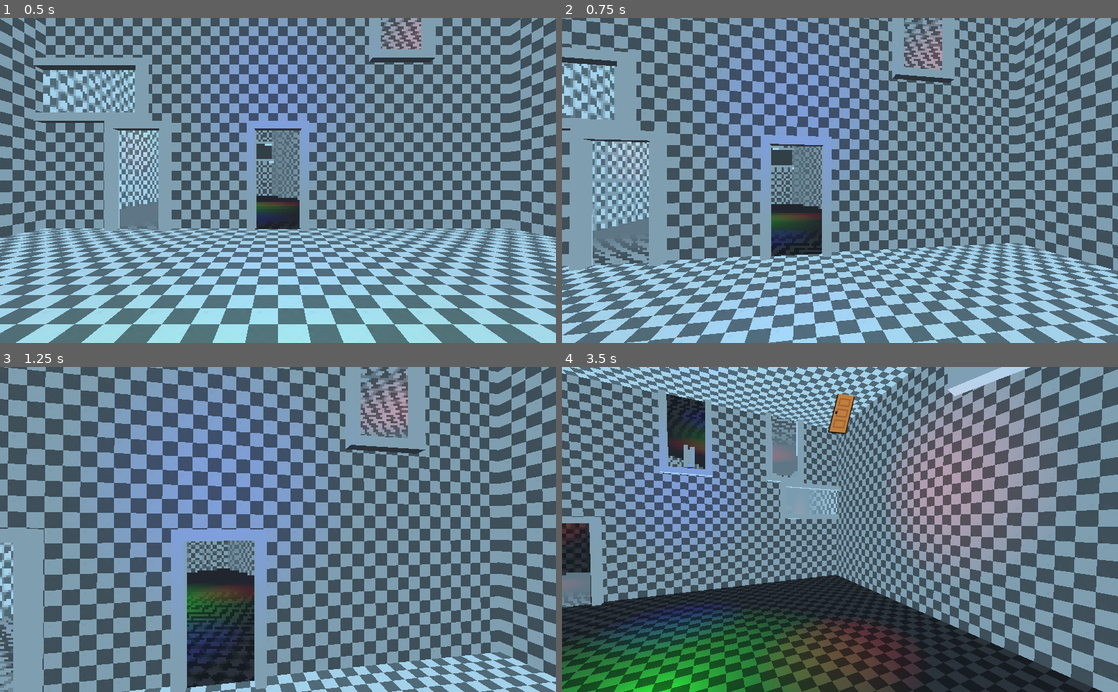
Above: before the commit, frames 1-4 (two rows, left to right).
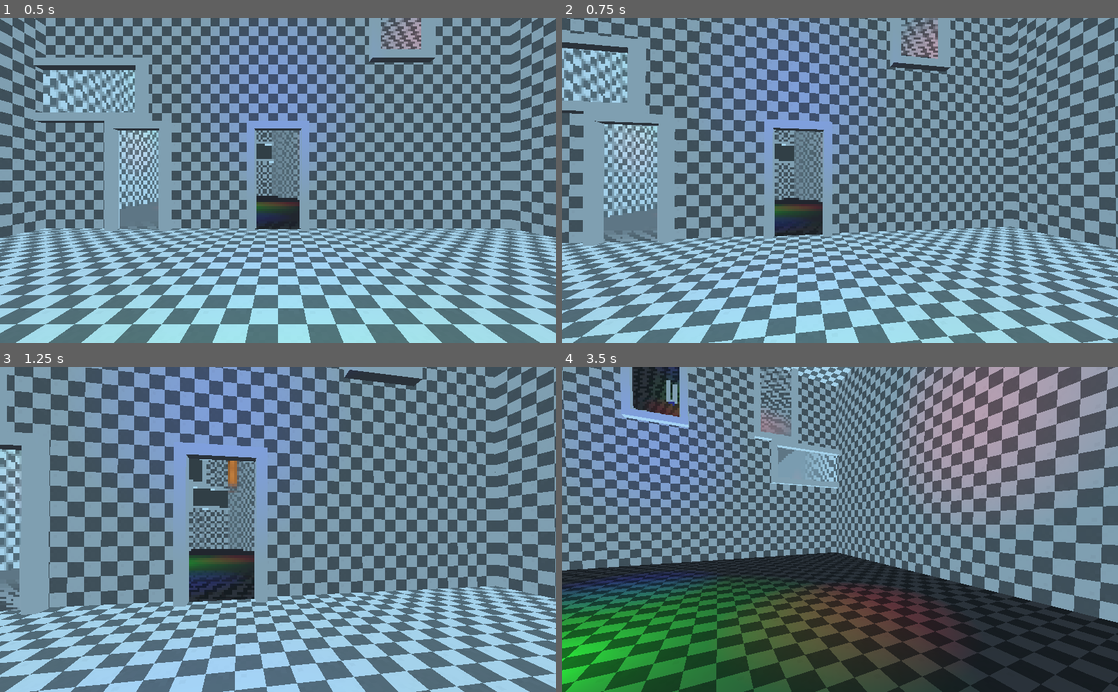
Above: after the commit, the same moments.

Repository: Krazy-J/door-in-the-wall
Game: Godot game, scene res://Main.tscn
The game is run twice, just before and just after one commit, with the same random seed, the same clock (stepped at 60 frames per second) and the same inputs.
Inputs (mouse positions are in pixels of both pictures, inside the frame that each line leads up to):
- Up to frame 1 (0.5 s): no input
- Up to frame 2 (0.75 s): tap Enter at 0.5 s; move the mouse to (867, 180) at 0.52 s; hold W (move_forward) from 0.53 s (still down); tap Space (jump) at 0.6 s
- Up to frame 3 (1.25 s): keep holding W (move_forward); tap Space (jump) at 0.77, 1.07 s
- Up to frame 4 (3.5 s): keep holding W (move_forward); move the mouse to (812, 529) at 1.27 s; click (812, 529) at 1.35 s; tap Space (jump) at 1.52, 1.55, 1.82, 2.1, 3.02, 3.05, 3.32 s; move the mouse to (851, 523) at 2.02 s; move the mouse to (834, 536) at 2.77 s; click (834, 536) at 2.85 s

Frame 1 is identical in both runs. In frame 2, 55% of the frame differs, in the area x 0-100%, y 0-100%; in frame 3, 59%; in frame 4, 68%.

Commit message:
Modified movement
Working on changing movement. Jumping and gravity are not quite finished
yet.

Diff:
--- a/player/Player.gd
+++ b/player/Player.gd
@@ -1,10 +1,10 @@
 extends RigidBody
 
-export var speed = 400
-export var jump_power = 50000
-var jump = 0
+export var speed = 50
+export var jump_power = 2
+export var gravity = 1
 export var mouse_sensitivity = 0.003 # radians/pixel
-export var gravity = 10000
+var velocity = Vector3()
 
 onready var camera = $PivotY/PivotX/Camera
 
@@ -19,17 +19,17 @@
 
 func get_input():
 	var input_dir = Vector3()
-	var camera_g_basis = camera.global_transform.basis
+	#var camera_g_basis = camera.global_transform.basis
 	if Input.is_action_pressed("move_forward"):
-		input_dir -= camera_g_basis.z
+		input_dir.z -= 1
 	if Input.is_action_pressed("move_back"):
-		input_dir += camera_g_basis.z
+		input_dir.z += 1
 	if Input.is_action_pressed("move_left"):
-		input_dir -= camera_g_basis.x
+		input_dir.x -= 1
 	if Input.is_action_pressed("move_right"):
-		input_dir += camera_g_basis.x
-	input_dir = (input_dir - input_dir * Vector3(abs(transform.basis.y.x), abs(transform.basis.y.y), abs(transform.basis.y.z))).normalized()
-
+		input_dir.x += 1
+	#input_dir = (input_dir - input_dir * Vector3(abs(transform.basis.y.x), abs(transform.basis.y.y), abs(transform.basis.y.z))).normalized()
+	input_dir = input_dir.normalized()
 	return input_dir
 
 func _unhandled_input(event):
@@ -40,10 +40,10 @@
 		$PivotY/PivotX.rotation.x = clamp($PivotY/PivotX.rotation.x, -1.5, 1.5)
 
 func _physics_process(delta):
-	linear_velocity = get_input() * delta * speed
-	add_central_force(-transform.basis.y * delta * gravity)
+	velocity += get_input() * delta * speed
 	if Input.is_action_just_pressed("jump") and get_node("GroundRay").is_colliding():
-		jump = jump_power
-	if jump > 0:
-		add_central_force(transform.basis.y * delta * jump)
-		jump -= 1000
+		velocity.y += jump_power
+	if !(get_node("GroundRay").is_colliding()):
+		velocity.y -= gravity
+	velocity /= 1.1
+	linear_velocity = camera.global_transform.basis * velocity
--- a/player/Player.tscn
+++ b/player/Player.tscn
@@ -35,4 +35,4 @@
 
 [node name="GroundRay" type="RayCast" parent="."]
 enabled = true
-cast_to = Vector3( 0, -3, 0 )
+cast_to = Vector3( 0, -2.1, 0 )
